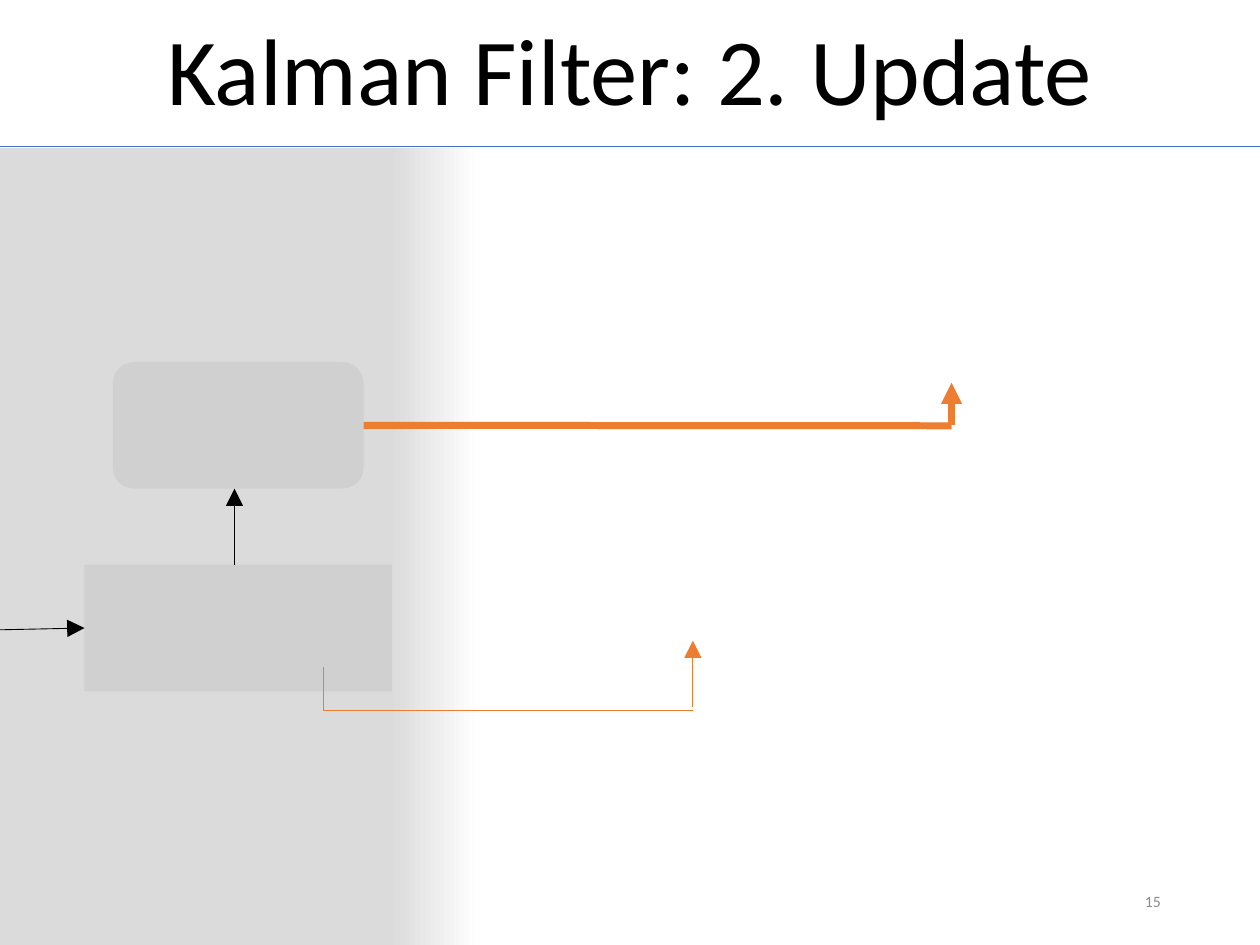
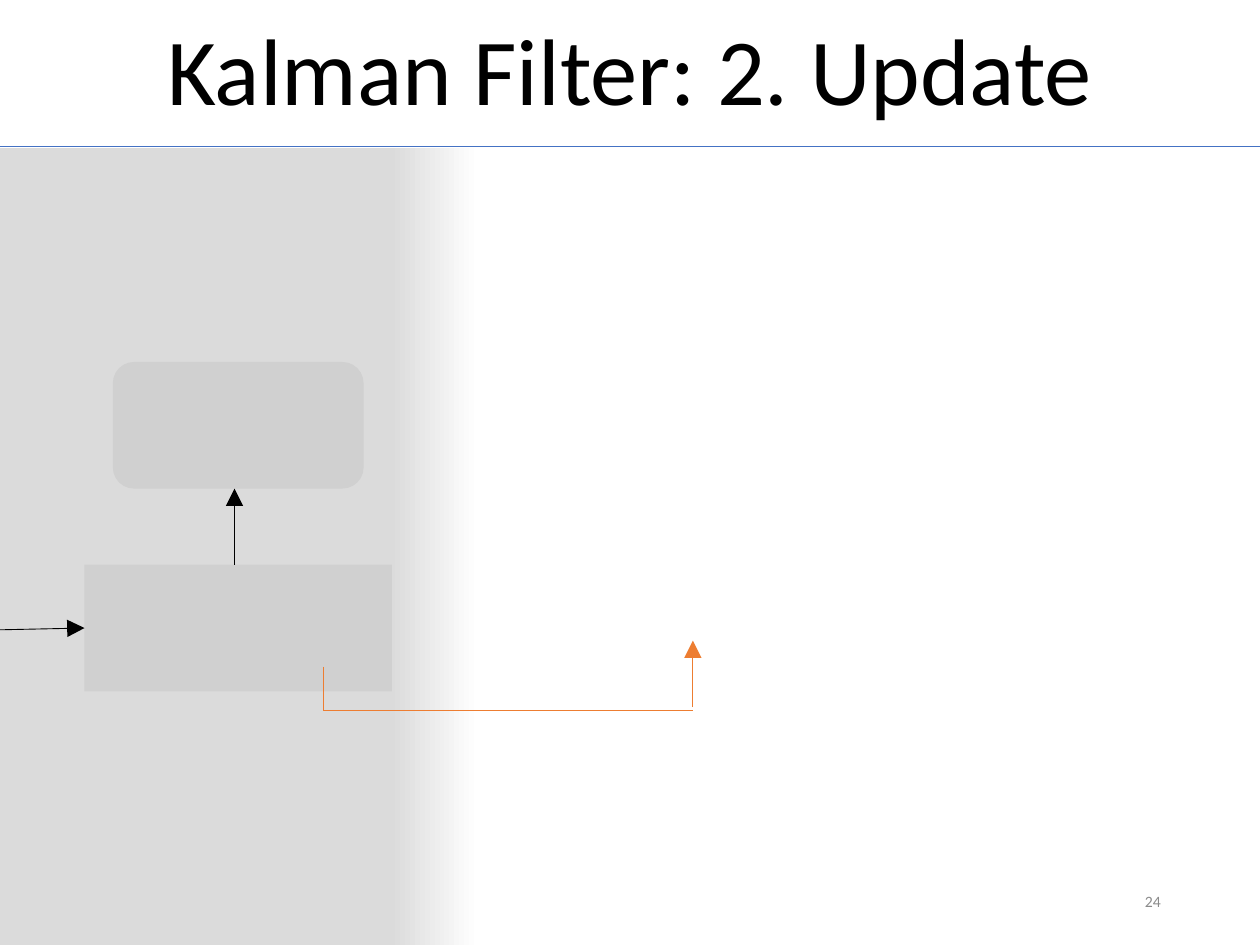
Before and after one commit to MichiHo/flocking, a slide deck: slide 24 of vortrag/ba_seminar_presentation.pptx (slide 15 before the commit). Drawn at 1260x945 pixels with LibreOffice and Linux fonts; fonts in the diff are those of the drawing; grey boxes stand for pictures. Boxes give left, top, right and bottom in pixels: in the first picture for what was removed or moved away, otherwise in the second. Text is boxed around its words. In the diff, an @@ line names an element or a change of style, - is before the commit and + after.

```diff
--- a/vortrag/ba_seminar_presentation.pptx
+++ b/vortrag/ba_seminar_presentation.pptx
@@ arrow removed from (951, 426) to (951, 383) @@
@@ line removed from (364, 426) to (951, 426) @@
@@ page number at (1145, 897, 1161, 907): text changed @@
-15
+24
```
Also in this commit, not shown: 7 other slides changed, 11 slides added, 2 slides removed, 5 other files.
